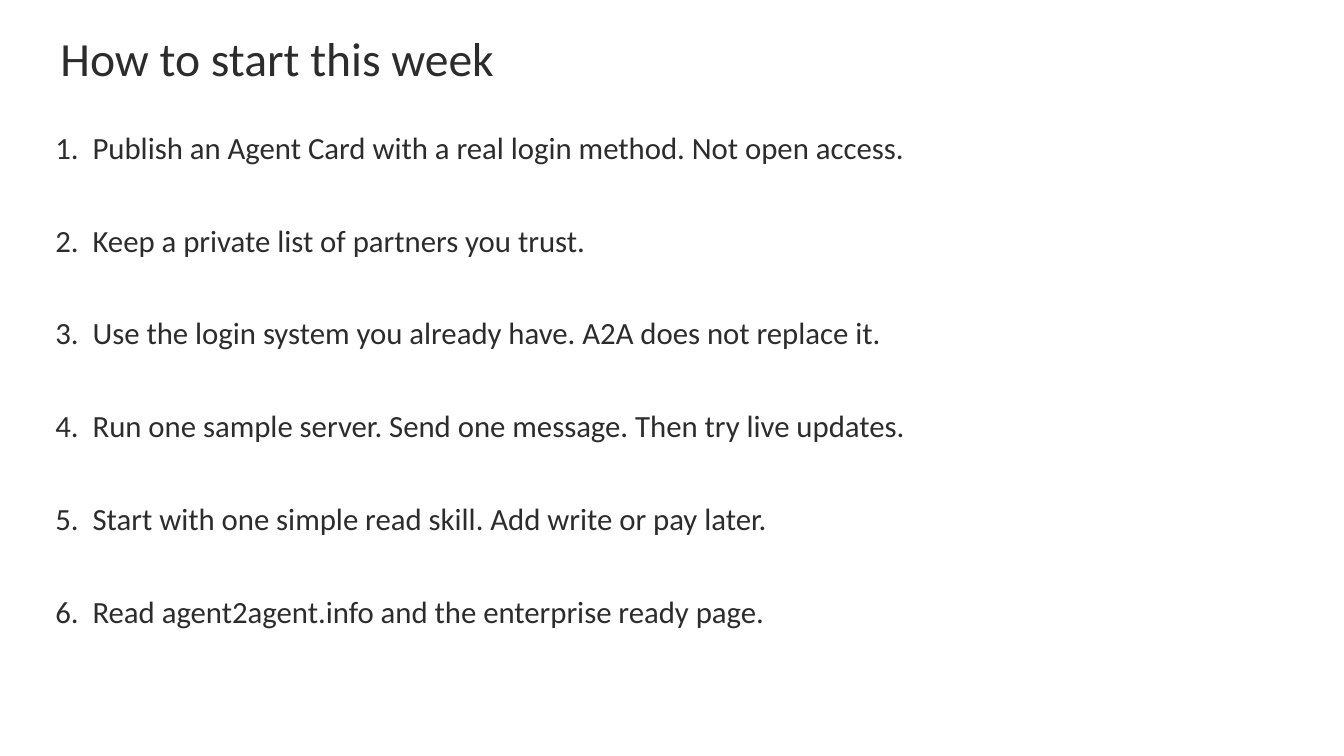
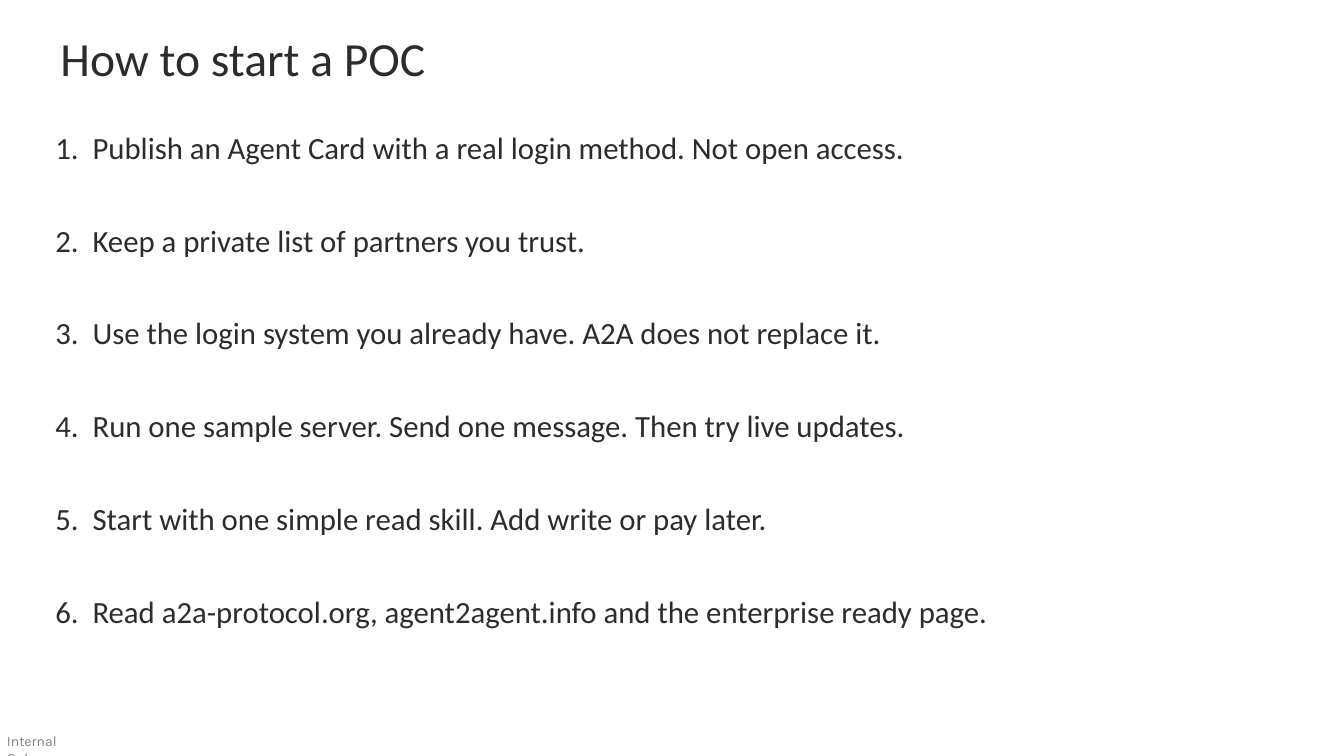
Before and after one commit to devlinduldulao/agents-and-skill-demo, a slide deck: slide 21 of A2A_Agent_to_Agent_Protocol.pptx (slide 12 before the commit). Drawn at 1344x756 pixels with LibreOffice and Linux fonts; fonts in the diff are those of the drawing. Boxes give left, top, right and bottom in pixels: in the first picture for what was removed or moved away, otherwise in the second. Text is boxed around its words. In the diff, an @@ line names an element or a change of style, - is before the commit and + after.

```diff
--- a/A2A_Agent_to_Agent_Protocol.pptx
+++ b/A2A_Agent_to_Agent_Protocol.pptx
@@ text at (60, 45, 425, 77): text changed @@
-How to start this week
+How to start a POC
@@ text at (55, 601, 987, 629): text changed @@
-6. Read agent2agent.info and the enterprise ready page.
+6. Read a2a-protocol.org, agent2agent.info and the enterprise ready page.
@@ text added at (7, 736, 57, 746), 10 pt, text #000000 at 50% opacity @@
+Internal Only
```
Also in this commit, not shown: 10 other slides changed, 11 slides added, 2 slides removed, 1 other file.
